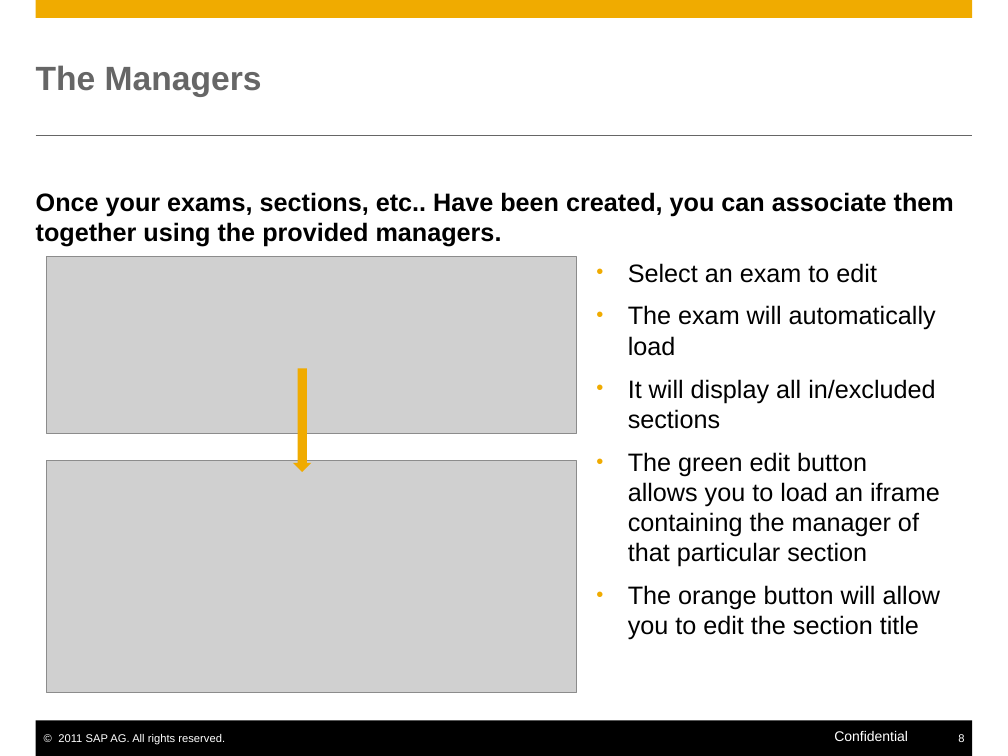
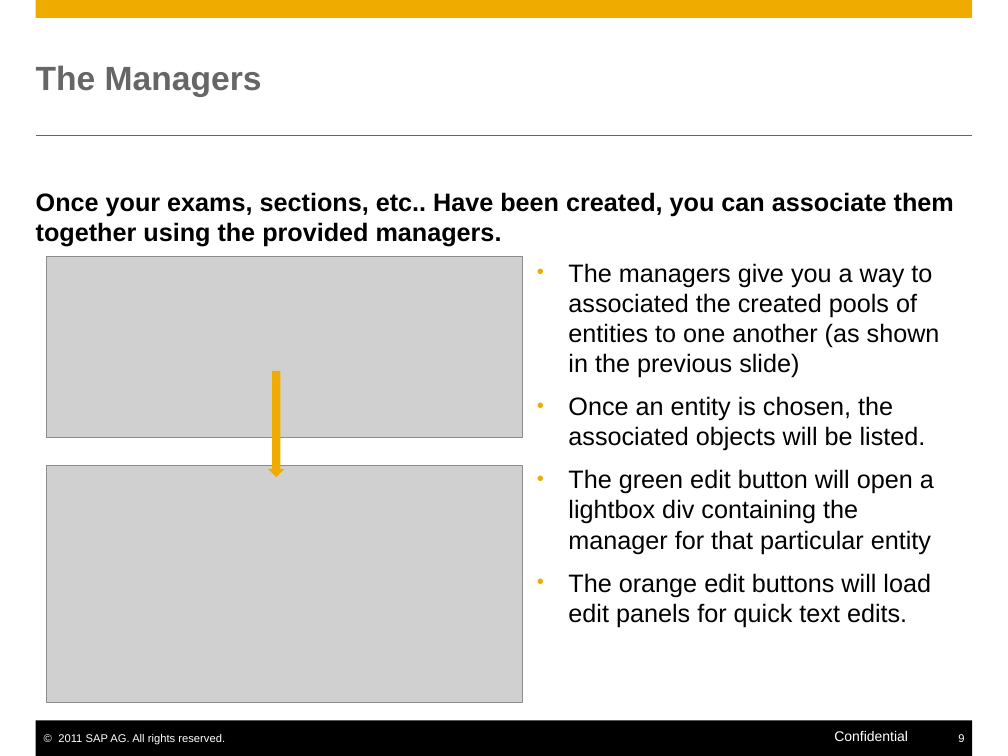
Before and after one commit to evanlouie/EXAM_system, a slide deck: slide 9 of The Exam System - User Guide.pptx (slide 8 before the commit). Drawn at 1008x756 pixels with LibreOffice and Linux fonts; fonts in the diff are those of the drawing; grey boxes stand for pictures. Boxes give left, top, right and bottom in pixels: in the first picture for what was removed or moved away, otherwise in the second. Text is boxed around its words. In the diff, an @@ line names an element or a change of style, - is before the commit and + after.

```diff
--- a/The Exam System - User Guide.pptx
+++ b/The Exam System - User Guide.pptx
@@ picture: place and size @@
-picture at [46,257,577,433]
+picture at [46,257,523,437]
@@ text at [568,263,940,627]: text changed @@
-• Select an exam to edit
-• The exam will automatically load
-• It will display all in/excluded sections
-• The green edit button allows you to load an iframe containing the manager of that particular section
-• The orange button will allow you to edit the section title
+• The managers give you a way to associated the created pools of entities to one another (as shown in the previous slide)
+• Once an entity is chosen, the associated objects will be listed.
+• The green edit button will open a lightbox div containing the manager for that particular entity
+• The orange edit buttons will load edit panels for quick text edits.
@@ down arrow: place and size @@
-down arrow at [293,368,311,472]
+down arrow at [268,371,284,477]
@@ picture: place and size @@
-picture at [46,461,577,692]
+picture at [46,466,523,703]
```
Also in this commit, not shown: 8 other slides changed, 2 slides added, 3 other files.
